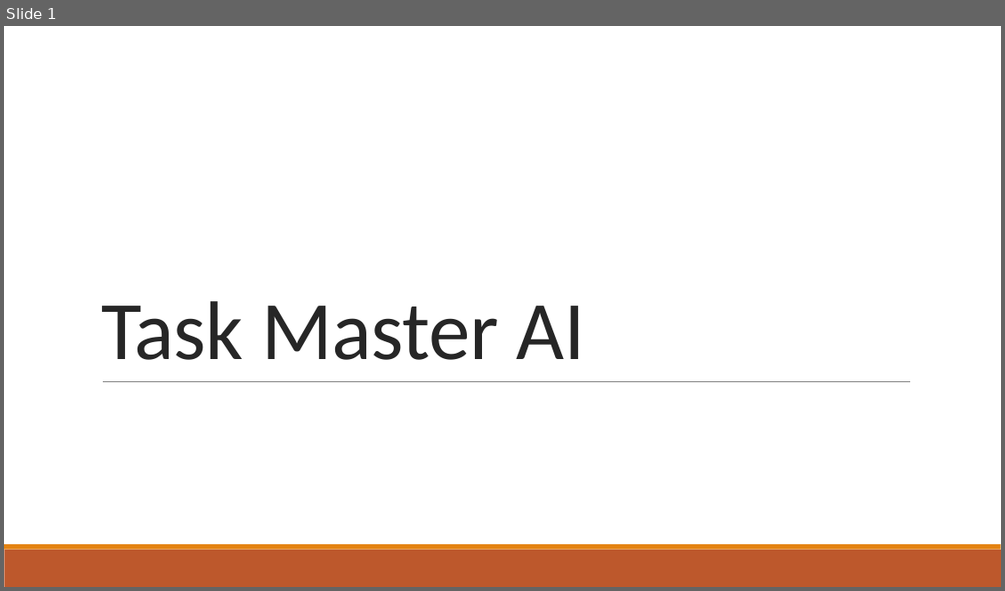
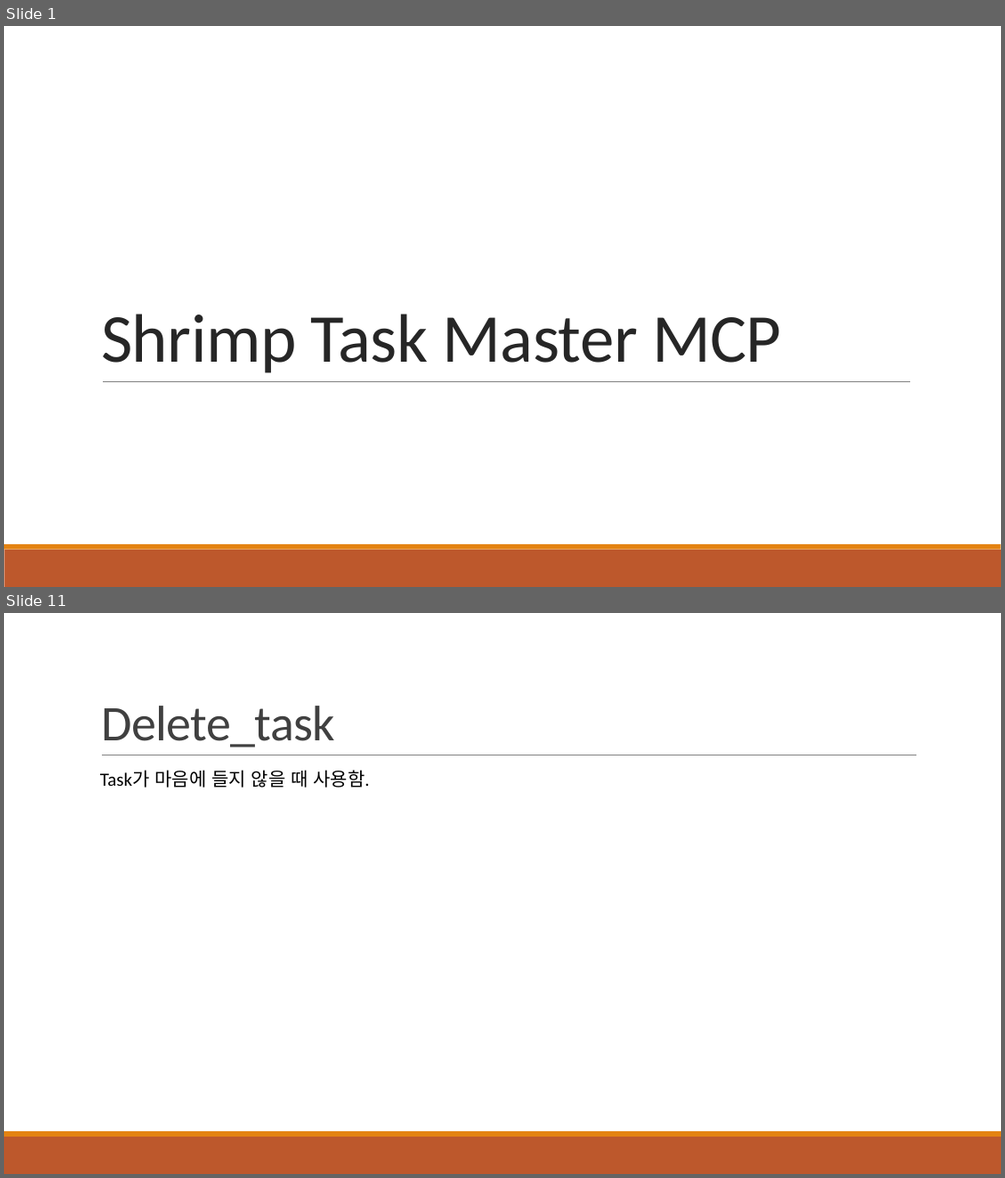
Before and after one commit to khb3025/study-claude-code, a slide deck: PPT정리/28. Shrimp Task Master AI.pptx. Shown one above the other, each under a label of ours: slide 1 before the commit, slides 1 and 11 after it; the slides between them are not shown. The pictures are 1005x591 and 1005x1178 pixels, drawn with LibreOffice and Linux fonts; fonts in the diff are those of the drawing. Boxes give left, top, right and bottom in pixels: in the first picture for what was removed or moved away, otherwise in the second. Text is boxed around its words. In the diff, an @@ line names an element or a change of style, - is before the commit and + after.

Commit message:
shrimp Task Manager PPT 정리

```diff
--- a/PPT정리/28. Shrimp Task Master AI.pptx
+++ b/PPT정리/28. Shrimp Task Master AI.pptx
@@ slide 11 added at (4,613,1001,1174), background #FFFFFF; not listed: 2 template elements that a slide beside it also shows @@
@@ title added at (101,706,335,747), 48 pt, text #404040 @@
+Delete_task
@@ text added at (100,770,369,787), 18 pt, text #000000 @@
+Task가 마음에 들지 않을 때 사용함.
@@ line added from (102, 755) to (917, 755), #808080 0.5 pt @@
@@ slide 1 changed as well @@
@@ title at (101,313,781,373): text changed; size 80 to 66 pt @@
-Task Master AI
+Shrimp Task Master MCP
```
Also in this commit, not shown: 15 other slides added, 3 slides removed, 4 other files.
